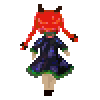
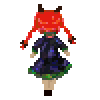
Revision of a layered 100 × 100 image; what changed, layer by layer:
painted on "Paint Layer 3" over <box>20,26,78,92</box>
painted on "Paint Layer 4" over <box>26,64,64,92</box>
